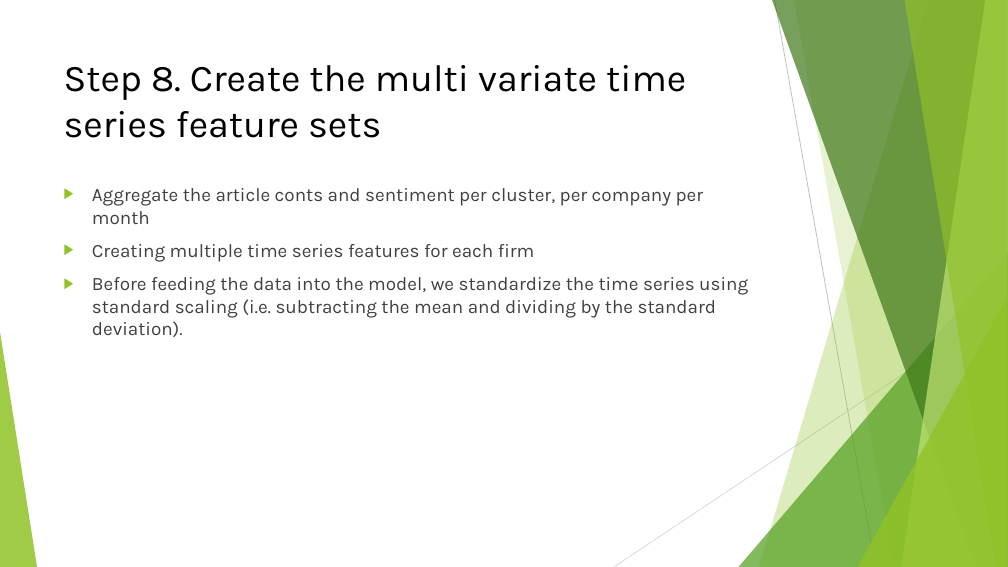
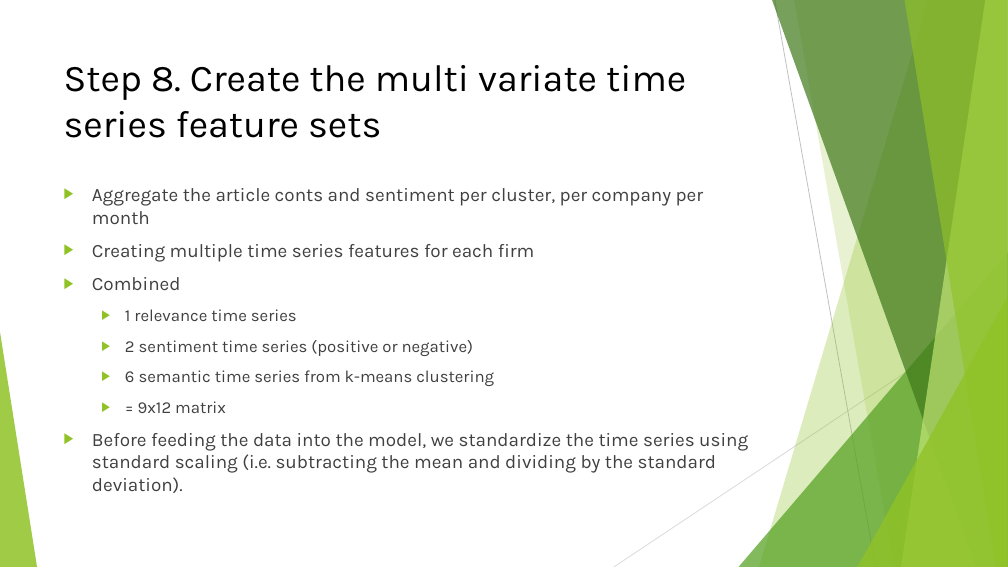
Before and after one commit to eamonnk/sci_res_lit_spec9997_john_sat, a slide deck: slide 23 of asgnmnts/assgmnt 1/final/spec9997_assgnmnt_1_eamonn_kelly_D24127620.pptx. Drawn at 1008x567 pixels with LibreOffice and Linux fonts; fonts in the diff are those of the drawing. Boxes give left, top, right and bottom in pixels: in the first picture for what was removed or moved away, otherwise in the second. Text is boxed around its words. In the diff, an @@ line names an element or a change of style, - is before the commit and + after.

```diff
--- a/asgnmnts/assgmnt 1/final/spec9997_assgnmnt_1_eamonn_kelly_D24127620.pptx
+++ b/asgnmnts/assgmnt 1/final/spec9997_assgnmnt_1_eamonn_kelly_D24127620.pptx
@@ text at bbox=[92, 277, 494, 413]: paragraphs added @@
+▶ Combined
+  ▶ 1 relevance time series
+  ▶ 2 sentiment time series (positive or negative)
+  ▶ 6 semantic time series from k-means clustering
+  ▶ = 9x12 matrix
```
Also in this commit, not shown: 17 other slides changed, 10 other files.
